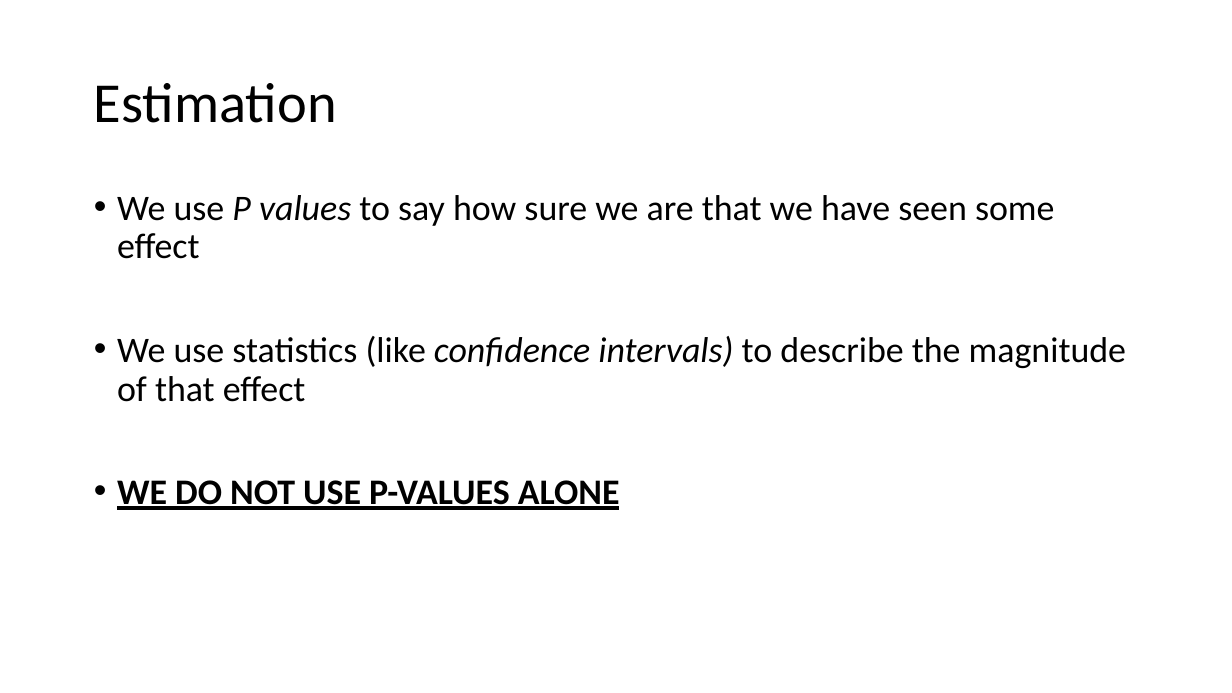
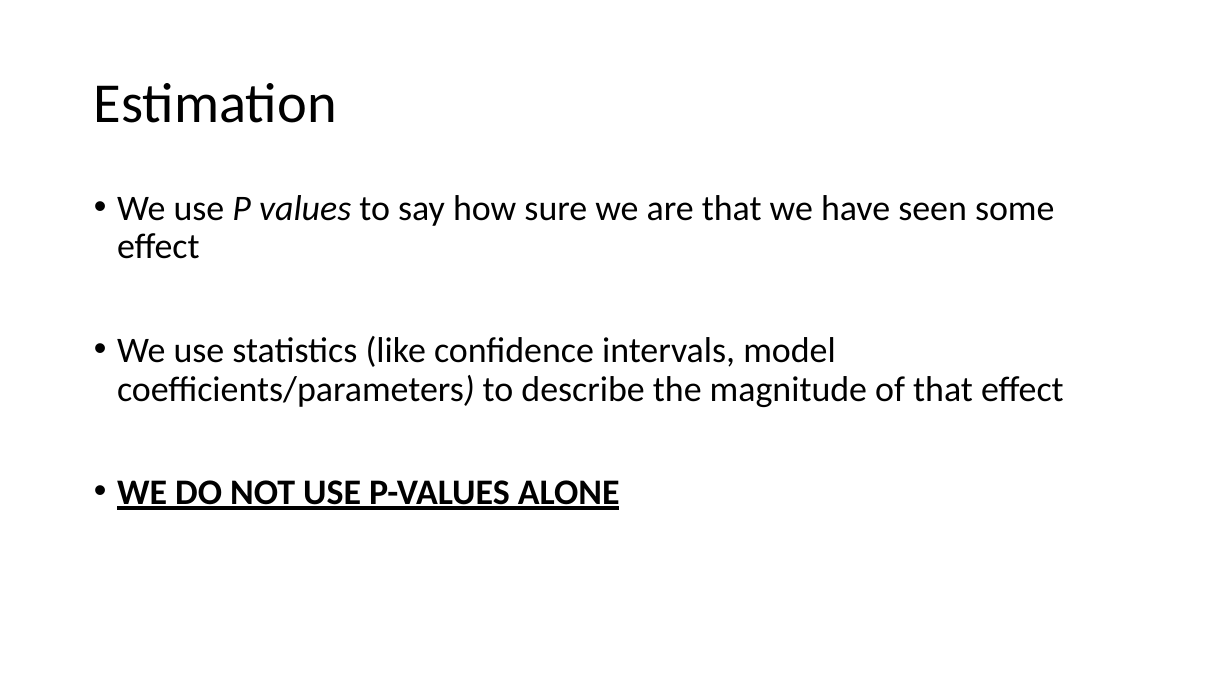
Before and after one commit to VTQuantMethodsEEB/klangwig, a slide deck: slide 12 of lectures/week_4_philosophy/le4_statistical_philosophy.pptx. Drawn at 1232x693 pixels with LibreOffice and Linux fonts; fonts in the diff are those of the drawing. Boxes give left, top, right and bottom in pixels: in the first picture for what was removed or moved away, otherwise in the second. Text is boxed around its words. In the diff, an @@ line names an element or a change of style, - is before the commit and + after.

```diff
--- a/lectures/week_4_philosophy/le4_statistical_philosophy.pptx
+++ b/lectures/week_4_philosophy/le4_statistical_philosophy.pptx
@@ text at (x1=117, y1=336, x2=1064, y2=407): text changed @@
-• We use statistics (like confidence intervals) to describe the magnitude of that effect
+• We use statistics (like confidence intervals, model coefficients/parameters) to describe the magnitude of that effect
```
Also in this commit, not shown: 5 other slides changed, 2 slides added, 2 slides removed.
